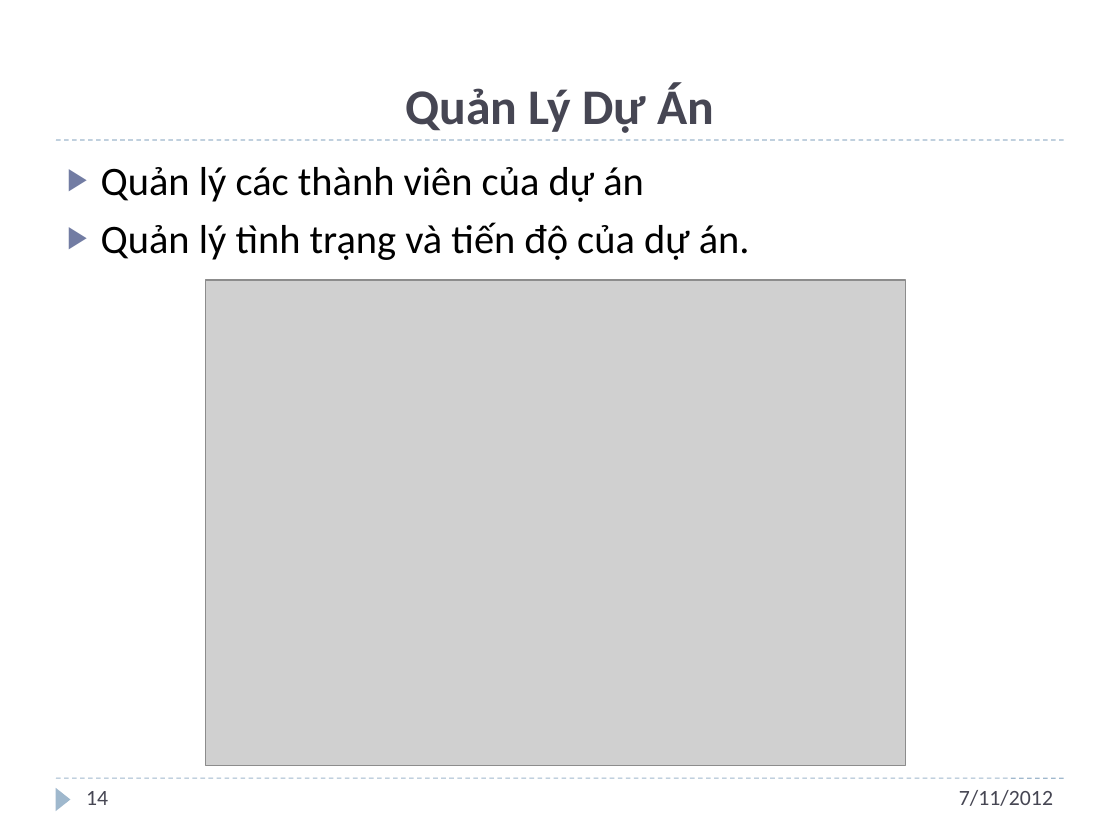
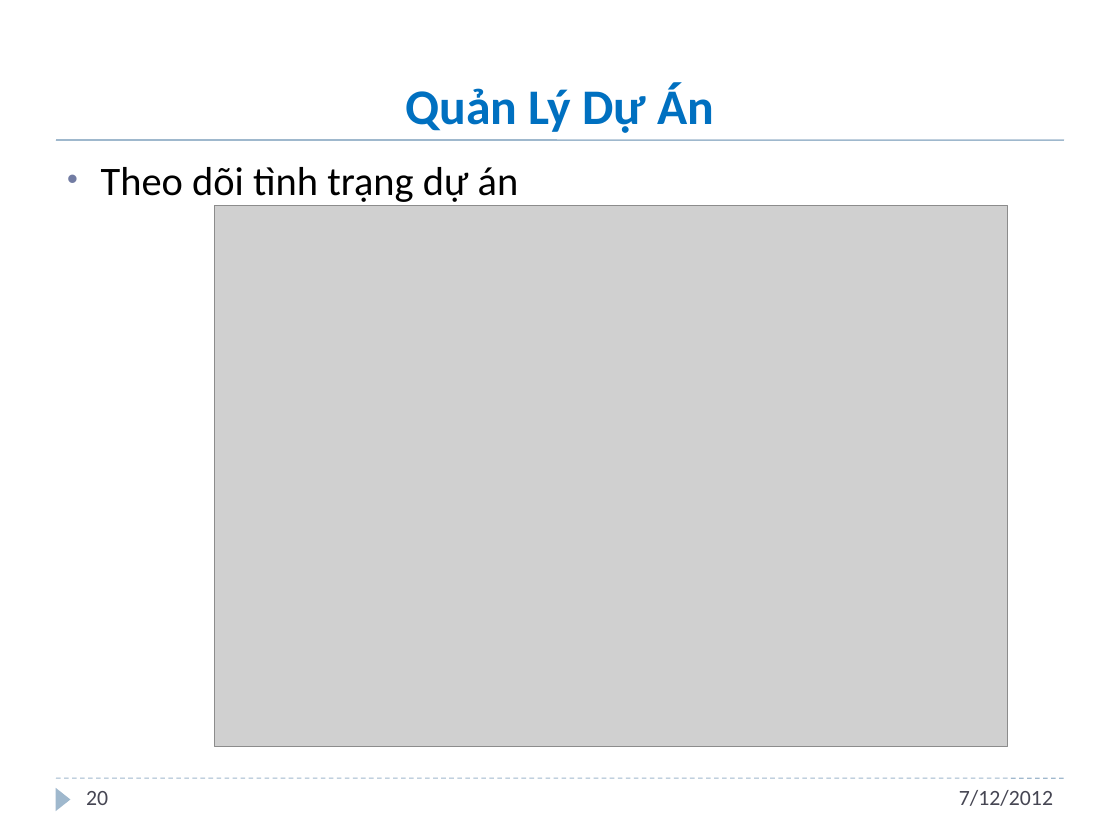
Before and after one commit to andungtra/he-thong-quan-ly-tuong-tac, a slide deck: slide 20 of Report/ppt/Presentation.pptx (slide 14 before the commit). Drawn at 1120x840 pixels with LibreOffice and Linux fonts; fonts in the diff are those of the drawing; grey boxes stand for pictures; background and template pictures are left out. Boxes give left, top, right and bottom in pixels: in the first picture for what was removed or moved away, otherwise in the second. Text is boxed around its words. In the diff, an @@ line names an element or a change of style, - is before the commit and + after.

```diff
--- a/Report/ppt/Presentation.pptx
+++ b/Report/ppt/Presentation.pptx
@@ title "Quản Lý Dự Án" at (x1=405, y1=83, x2=714, y2=133): text colour #464653 to #0070C0 @@
@@ line (56, 140) - (1064, 140): stroke #9FB8CD 0.75 pt dashed to #9FB8CD 1 pt @@
@@ text at (x1=101, y1=167, x2=519, y2=202): text changed @@
-▶ Quản lý các thành viên của dự án
-▶ Quản lý tình trạng và tiến độ của dự án.
+• Theo dõi tình trạng dự án
@@ picture resized from (x1=206, y1=280, x2=906, y2=765) to (x1=215, y1=205, x2=1008, y2=746) @@
@@ page number at (x1=86, y1=791, x2=108, y2=805): text changed @@
-14
+20
@@ text at (x1=959, y1=790, x2=1053, y2=806): text changed @@
-7/11/2012
+7/12/2012
```
Also in this commit, not shown: 30 other slides changed, 13 slides added, 2 slides removed.
